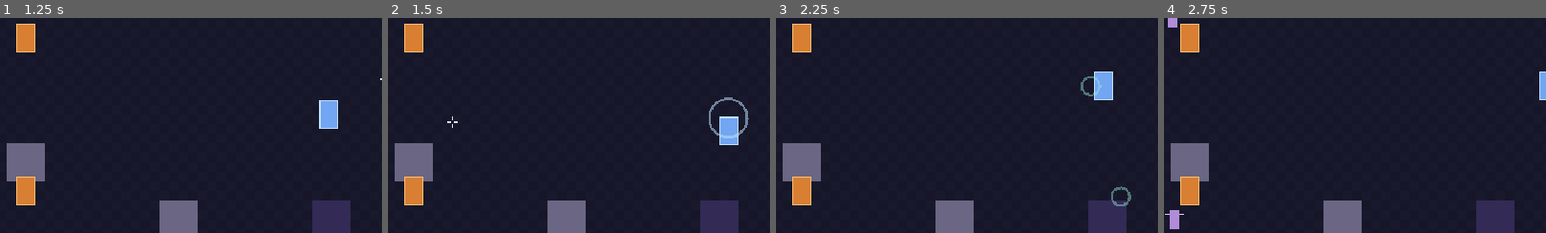
Above: before the commit, frames 1-4 (left to right).
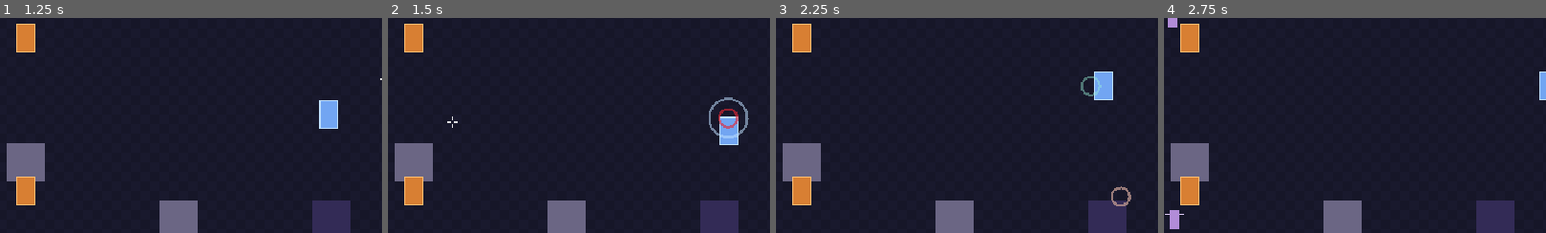
Above: after the commit, the same moments.

Repository: Kroustille/hypnagogia
Game: Godot game, scene res://main/main.tscn
The game is run twice, just before and just after one commit, with the same random seed, the same clock (stepped at 60 frames per second) and the same inputs.
Inputs (mouse positions are % of the whole screen's width and height, from its top left):
- Up to frame 1 (1.25 s): tap Enter at 0.5 s; move the mouse to (72, 45) at 0.52 s; hold D (move_right) from 0.53 s (still down); tap Space (dash) at 0.6 s
- Up to frame 2 (1.5 s): move the mouse to (30, 55) at 1.27 s; release D (move_right) at 1.28 s; hold S (move_down) from 1.28 s (still down); right-click (30, 55) at 1.35 s
- Up to frame 3 (2.25 s): move the mouse to (60, 28) at 2.02 s; release S (move_down) at 2.03 s; hold D (move_right) from 2.03 s (still down); tap Shift (power_2) at 2.1 s
- Up to frame 4 (2.75 s): keep holding D (move_right)
The pictures show only the part of the screen within x 22-72%, y 31-81%; the shares and areas given below are measured in that part.

Frame 1 is identical in both runs. In frame 2, 0.2% of the frame differs, in the area x 86-92%, y 42-52%; in frame 3, 0.2%; in frame 4, nothing differs.

Commit message:
feat(room): raise the room danger on a dive and pass the room tier to room_cleared
Co-Authored-By: Claude Sonnet 5.5 <noreply@anthropic.com>

Diff:
--- a/game/autoloads/events.gd
+++ b/game/autoloads/events.gd
@@ -19,10 +19,15 @@
 signal run_ended(outcome: int)
 
 ## The last enemy of a wave died: the room has no enemy left. room: the room (Node: autoloads/ depends on no
-## feature folder). The room's lowest lucidity tier joins it with the lucidity rules (epic 3).
-## Listeners: loot and item effects (epic 5), telemetry (story 2.8).
+## feature folder). lowest_tier: the room tier, the deepest Lucidity.Tier (int) reached during the wave.
+## Listeners: player (lucidity), loot and item effects (epic 5).
 @warning_ignore("unused_signal")
-signal room_cleared(room: Node)
+signal room_cleared(room: Node, lowest_tier: int)
+
+## The room tier went deeper during a wave (story 3.6). tier and previous_tier: Lucidity.Tier as ints.
+## Listeners: telemetry and effects (later stories); the room itself listens to the gauge, not to this.
+@warning_ignore("unused_signal")
+signal room_danger_raised(tier: int, previous: int)
 
 ## The player's health changed (hit, heal, armor) or a fresh player came in (initial state of a run), in half-hearts.
 ## Listeners: HUD (story 2.7).
--- a/game/debug/debug_panel.gd
+++ b/game/debug/debug_panel.gd
@@ -260,7 +260,7 @@
 		"8 spawn lullaby",
 		"9 spawn sheep",
 		"0 kill all enemies",
-		"L lucidity cycle (%s)" % ", ".join(Array(_lucidity_presets).map(str)),
+		"L lucidity cycle, a dive deepens the room until the next wave (%s)" % ", ".join(Array(_lucidity_presets).map(str)),
 		"- next wave (keypad -; ) on AZERTY)",
 	])
 	if player != null:
--- a/game/debug/perf_overlay.gd
+++ b/game/debug/perf_overlay.gd
@@ -71,7 +71,11 @@
 	var player: Player = get_tree().get_first_node_in_group(Const.GROUP_PLAYER) as Player
 	if player == null:
 		return "Lucidity -"
-	return "Lucidity %d (%s) | Awakening %d%% | Glide %d%%\nDamage %.1f | Shot speed %.1f | Hurtbox %.3f" % [
+	var danger: String = ""
+	var room: Arena = get_tree().get_first_node_in_group(Const.GROUP_ROOM) as Arena
+	if room != null:
+		danger = "Room tier %s | bullets x%.2f | telegraphs x%.2f\n" % [Lucidity.Tier.find_key(player.lucidity.room_tier), room.danger.enemy_bullet_speed_mult, room.danger.telegraph_mult]
+	return danger + "Lucidity %d (%s) | Awakening %d%% | Glide %d%%\nDamage %.1f | Shot speed %.1f | Hurtbox %.3f" % [
 		player.lucidity.value, Lucidity.Tier.find_key(player.lucidity.live_tier),
 		roundi(player.awakening_cooldown_progress() * 100.0), roundi(player.glide_cooldown_progress() * 100.0),
 		player.stats.value_of(StatBlock.Stat.DAMAGE), player.stats.value_of(StatBlock.Stat.SHOT_SPEED), player.stats.value_of(StatBlock.Stat.HURTBOX_SIZE)]
--- a/game/player/player.gd
+++ b/game/player/player.gd
@@ -334,6 +334,7 @@
 	lucidity.value_changed.connect(_on_lucidity_value_changed)
 	lucidity.tier_changed.connect(_on_lucidity_tier_changed)
 	lucidity.spent.connect(_on_lucidity_spent)
+	lucidity.room_danger_raised.connect(_on_lucidity_room_danger_raised)
 	_announced_tier = lucidity.live_tier
 	_on_lucidity_value_changed(lucidity.value) # initial state for the HUD
 
@@ -358,8 +359,8 @@
 	Log.debug("lucidity", "perfect dash +%d value=%d" % [gained, lucidity.value])
 
 
-## The room has no enemy left: a living player gains lucidity. Extra arguments of the signal (story 3.6) are not read.
-func _on_room_cleared(_room: Node) -> void:
+## The room has no enemy left: a living player gains lucidity.
+func _on_room_cleared(_room: Node, _lowest_tier: int) -> void:
 	if health.is_dead():
 		return
 	lucidity.gain(Tuning.LUCIDITY.room_cleared_gain, Lucidity.Source.ROOM_CLEARED)
@@ -382,6 +383,12 @@
 	Events.lucidity_tier_changed.emit(tier, previous)
 	Audio.play_sfx(TIER_DOWN_SOUND if tier > previous else TIER_UP_SOUND)
 	Log.info("lucidity", "tier %d -> %d value=%d" % [previous, tier, lucidity.value])
+
+
+## Relays the room's aggravation on the bus (the room listens to the gauge itself).
+func _on_lucidity_room_danger_raised(tier: Lucidity.Tier, previous: Lucidity.Tier) -> void:
+	Events.room_danger_raised.emit(tier, previous)
+	Log.info("lucidity", "room tier %d -> %d" % [previous, tier])
 
 
 ## Relays a spend on the bus (telemetry) and in the log.
--- a/game/rooms/arena/arena.gd
+++ b/game/rooms/arena/arena.gd
@@ -42,6 +42,11 @@
 const GLIDE_RING_RADIUS_TILES: float = 1.0
 const GLIDE_RING_COLOR: Color = Color(0.6, 0.95, 0.85)
 const GLIDE_RING_DURATION: float = 0.25
+## Danger raised signal (story 3.6), placeholder until epic 7: low sound, red ring around the player, no flash.
+const DANGER_RAISED_SOUND: AudioStream = preload("res://audio/sfx/sfx_danger_raised.wav")
+const DANGER_RING_COLOR: Color = Color(0.9, 0.15, 0.2)
+const DANGER_RING_RADIUS_TILES: float = 2.0
+const DANGER_RING_DURATION: float = 0.5
 ## Centers closer than this (px²) have no usable direction: the push goes to the right.
 const KNOCKBACK_MIN_OFFSET_SQ: float = 1e-6
 
@@ -73,6 +78,8 @@
 ## Spawns of this room so far: names the next enemy <id>_<n>, never reused (a refused spawn may lose a number).
 var _spawn_serial: int = 0
 var _wave_runner: WaveRunner
+## What the room tier does to the enemies (story 3.6): one object, mutated in place, given to every enemy.
+var danger: DangerProfile = DangerProfile.new()
 
 
 ## Dependency injection: call before add_child().
@@ -134,7 +141,7 @@
 		Log.error("room", "scene of %s is not an Enemy" % def.id)
 		_assert_failed("EnemyDef.scene must have an Enemy root")
 		return null
-	enemy.setup(def, _player, _player.hurtbox, _enemy_bullets) # before add_child()
+	enemy.setup(def, _player, _player.hurtbox, _enemy_bullets, danger) # before add_child()
 	enemy.position = position_px
 	_spawn_serial += 1
 	enemy.name = "%s_%d" % [_enemy_base_name(def), _spawn_serial] # readable and unique: never a generated "@" name
@@ -171,10 +178,27 @@
 	return killed
 
 
-## Start of a wave (called by WaveRunner before the apparitions): per-wave counters of the player start again.
+## Start of a wave (called by WaveRunner before the apparitions): per-wave counters of the player start again and the
+## room danger follows the room tier, which is the live tier of this moment.
 func begin_room() -> void:
 	if _player != null and _player.lucidity != null:
 		_player.lucidity.begin_room()
+		danger.apply_tier(_player.lucidity.room_tier, Tuning.LUCIDITY)
+
+
+## The room tier (Lucidity.Tier as an int): the deepest tier reached since the wave began. Lucid without a player.
+func room_tier() -> int:
+	if _player == null or _player.lucidity == null:
+		return Lucidity.Tier.LUCID
+	return _player.lucidity.room_tier
+
+
+## The gauge pulled the live tier below the room tier: the danger follows at once, with a sound and a red ring.
+func _on_room_danger_raised(tier: Lucidity.Tier, _previous: Lucidity.Tier) -> void:
+	danger.apply_tier(tier, Tuning.LUCIDITY)
+	Audio.play_sfx(DANGER_RAISED_SOUND, 1)
+	_add_ring(_player.global_position, DANGER_RING_RADIUS_TILES * Const.TILE_SIZE, DANGER_RING_COLOR, DANGER_RING_DURATION)
+	Log.debug("combat", "room danger raised tier=%d bullet x%.2f telegraph x%.2f" % [tier, danger.enemy_bullet_speed_mult, danger.telegraph_mult])
 
 
 ## The wave runner, or null when waves are disabled (verification tools).
@@ -233,6 +257,7 @@
 		bullets.enable_graze(_player.hurtbox, Tuning.LUCIDITY.graze_radius)
 		bullets.grazed.connect(_player.on_bullet_grazed)
 		bullets.dodged.connect(_player.on_bullet_dodged)
+		_player.lucidity.room_danger_raised.connect(_on_room_danger_raised)
 		_player.awakening_used.connect(_on_awakening_used)
 		_player.glided.connect(_on_player_glided)
 
--- a/game/rooms/waves/wave_runner.gd
+++ b/game/rooms/waves/wave_runner.gd
@@ -97,7 +97,7 @@
 	Log.debug("room", "wave %d cleared" % _wave_number)
 	# state first: a listener that re-enters or tears the room down must see WAITING (or IDLE)
 	_wait(_list.pause_duration)
-	Events.room_cleared.emit(_room)
+	Events.room_cleared.emit(_room, _room.room_tier())
 
 
 ## Spawns the next valid wave. Nothing could appear: the wave is skipped and the pause starts (never a stuck room).
Not shown, added: game/audio/sfx/sfx_danger_raised.wav.import
Not shown, added: game/audio/sfx/sfx_danger_raised.wav
